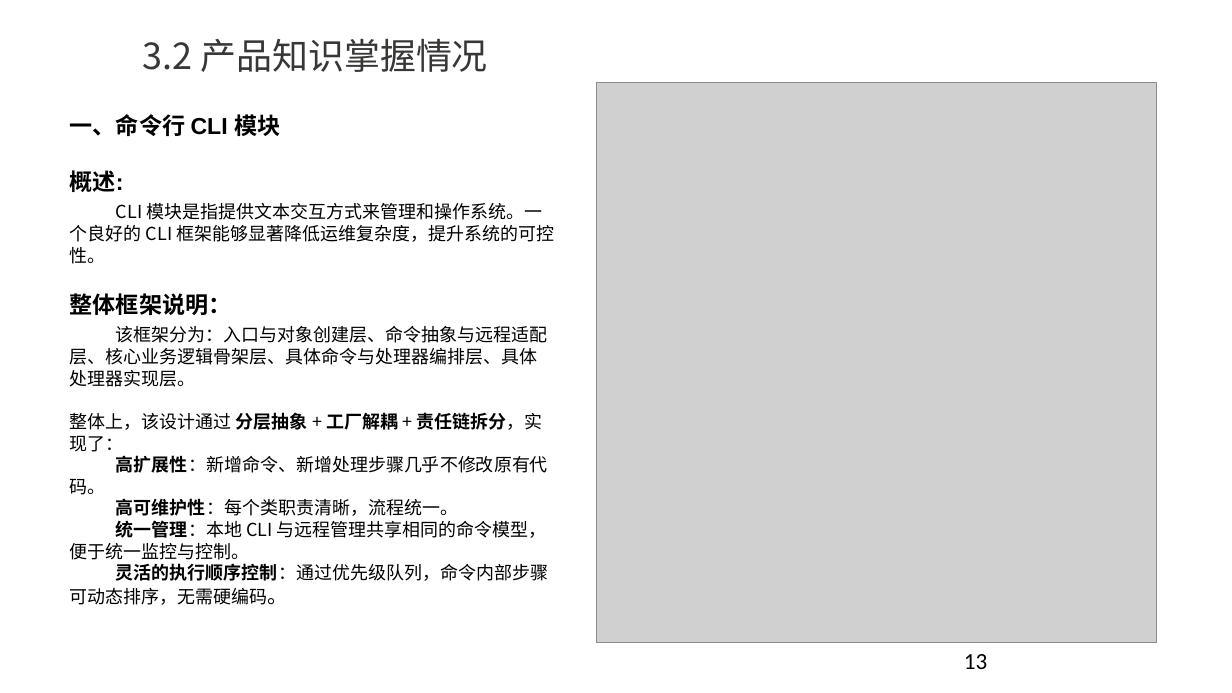
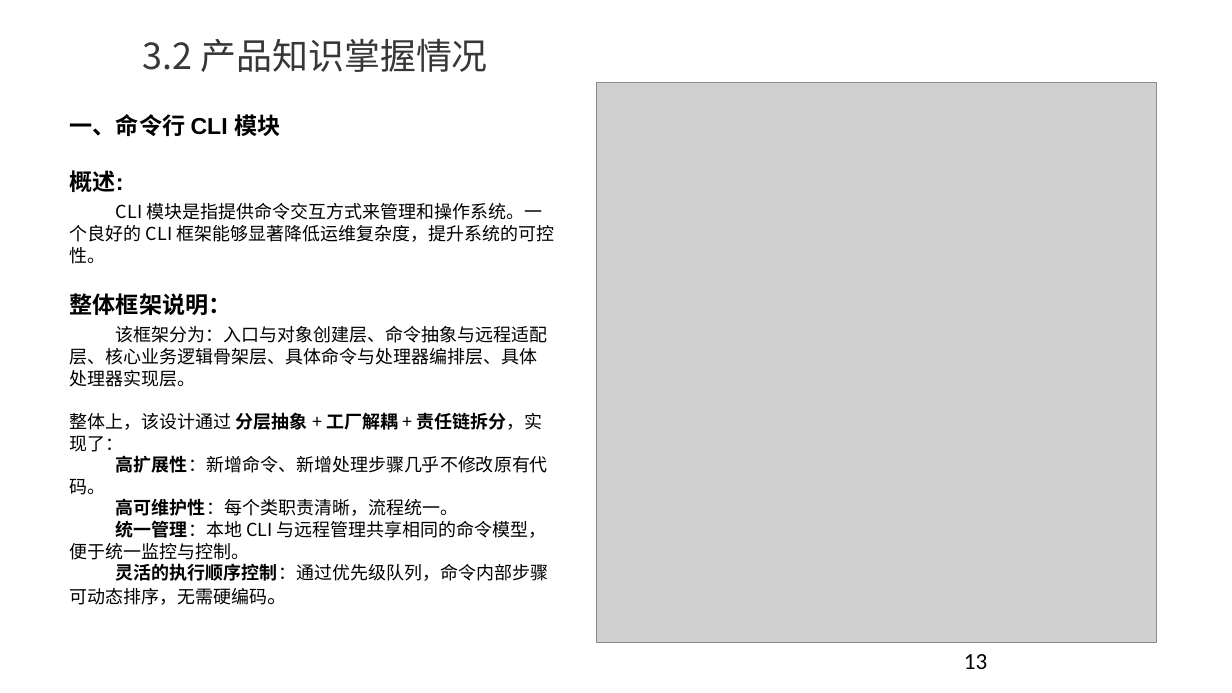
Before and after one commit to YouYouYouYouChe/Documents, a slide deck: slide 13 of 任职资格评审ppt-李世龙.pptx. Drawn at 1232x693 pixels with LibreOffice and Linux fonts; fonts in the diff are those of the drawing; grey boxes stand for pictures; background and template pictures are left out. Boxes give left, top, right and bottom in pixels: in the first picture for what was removed or moved away, otherwise in the second. Text is boxed around its words. In the diff, an @@ line names an element or a change of style, - is before the commit and + after.

```diff
--- a/任职资格评审ppt-李世龙.pptx
+++ b/任职资格评审ppt-李世龙.pptx
@@ text at <box>70,203,554,264</box>: text changed @@
-CLI 模块是指提供文本交互方式来管理和操作系统。一个良好的 CLI 框架能够显著降低运维复杂度，提升系统的可控性。
+CLI 模块是指提供命令交互方式来管理和操作系统。一个良好的 CLI 框架能够显著降低运维复杂度，提升系统的可控性。
```
Also in this commit, not shown: 1 other slide changed.
